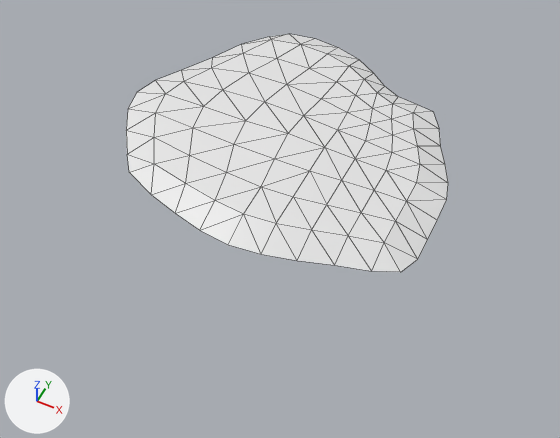
What one commit did to the FBX model Assets/Geometry/Sandbank1.fbx.
Camera for both pictures: a 50 mm camera at (37.8, -89.6, 88.3) aimed at (-3.2, -7.7, -14.0). Every picture has the same lights, and +X, +Y and +Z are marked at lower left. Mesh edges are drawn as thin lines. Where no turn or scale is listed for an object, it has been applied to the vertices.

Script lines for the objects in view, before the commit:
```python
me_plane_004 = bpy.data.meshes.new('Plane.004')
me_plane_004.from_pydata(...)  # 100 vertices, 162 faces; spans x -34.8..23.7, y -26.2..27.6, z -2.0..2.0
ob_sandbank1 = bpy.data.objects.new('Sandbank1', me_plane_004)
ob_sandbank1.location = (0.0, 0.0, 0.0)
```
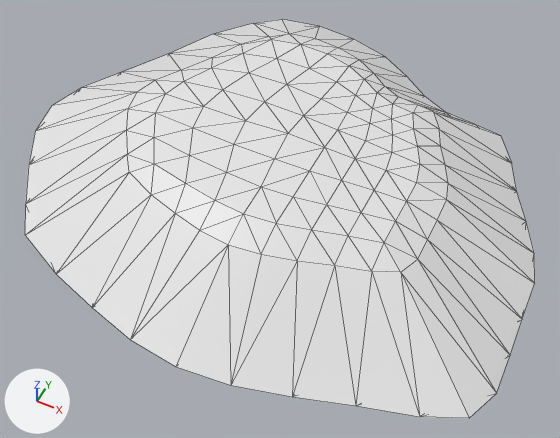
What changed in the scene script:
```text
Change me_plane_004:
    used by ob_sandbank1; location = (0.0, 0.0, 0.0)
    remove me_plane_004.from_pydata(...)  # 100 vertices, 162 faces; spans x -34.8..23.7, y -26.2..27.6, z -2.0..2.0
    add me_plane_004.from_pydata(...)  # 136 vertices, 268 faces; spans x -55.5..40.7, y -43.0..45.4, z -12.5..2.0
    me_plane_004 part 1
    36 vertices are added at x -55.5..40.7, y -43.0..45.4, z -12.5..-10.9
    106 new faces join them
```

Where the change shows, as pixel boxes [x1, y1, x2, y2] in the pictures (560 x 438 px):
'Sandbank1', reshaped (58% wider, 67% taller): before [126, 34, 448, 272]; after [25, 20, 535, 418]
part 1 of me_plane_004, added: after [25, 20, 535, 418]
